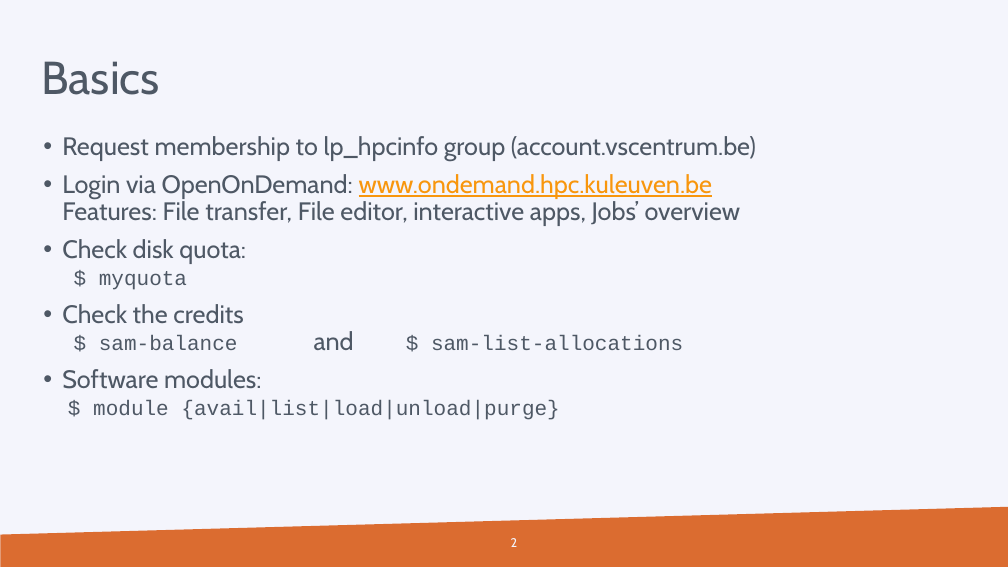
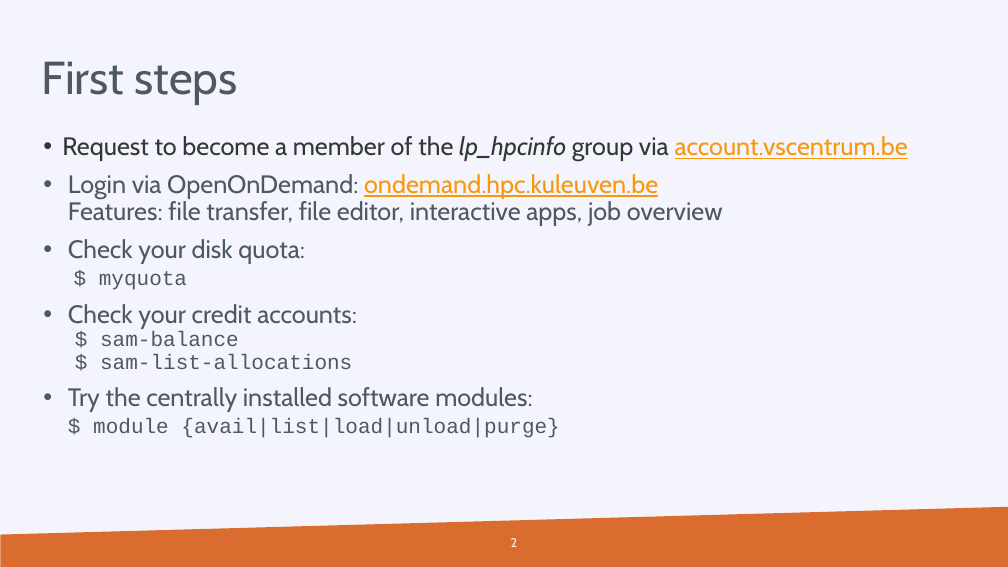
Before and after one commit to hpcleuven/HPC-intro, a slide deck: slide 2 of VSCintro-demo.pptx. Drawn at 1008x567 pixels with LibreOffice and Linux fonts; fonts in the diff are those of the drawing; background and template pictures are left out. Boxes give left, top, right and bottom in pixels: in the first picture for what was removed or moved away, otherwise in the second. Text is boxed around its words. In the diff, an @@ line names an element or a change of style, - is before the commit and + after.

```diff
--- a/VSCintro-demo.pptx
+++ b/VSCintro-demo.pptx
@@ title at (41,61,238,105): text changed @@
-Basics
+First steps
@@ text at (62,136,908,438): text changed @@
-• Request membership to lp_hpcinfo group (account.vscentrum.be)
-• Login via OpenOnDemand: www.ondemand.hpc.kuleuven.be
-  Features: File transfer, File editor, interactive apps, Jobs’ overview
-• Check disk quota:
-  $ myquota
-• Check the credits
-  $ sam-balance and $ sam-list-allocations
-• Software modules:
-  $ module {avail|list|load|unload|purge}
+• Request to become a member of the lp_hpcinfo group via account.vscentrum.be
+• Login via OpenOnDemand: ondemand.hpc.kuleuven.be
+  Features: file transfer, file editor, interactive apps, job overview
+• Check your disk quota:
+  $ myquota
+• Check your credit accounts:
+  $ sam-balance
+  $ sam-list-allocations
+• Try the centrally installed software modules:
+  $ module {avail|list|load|unload|purge}
```
Also in this commit, not shown: 8 other slides changed, 2 other files.
